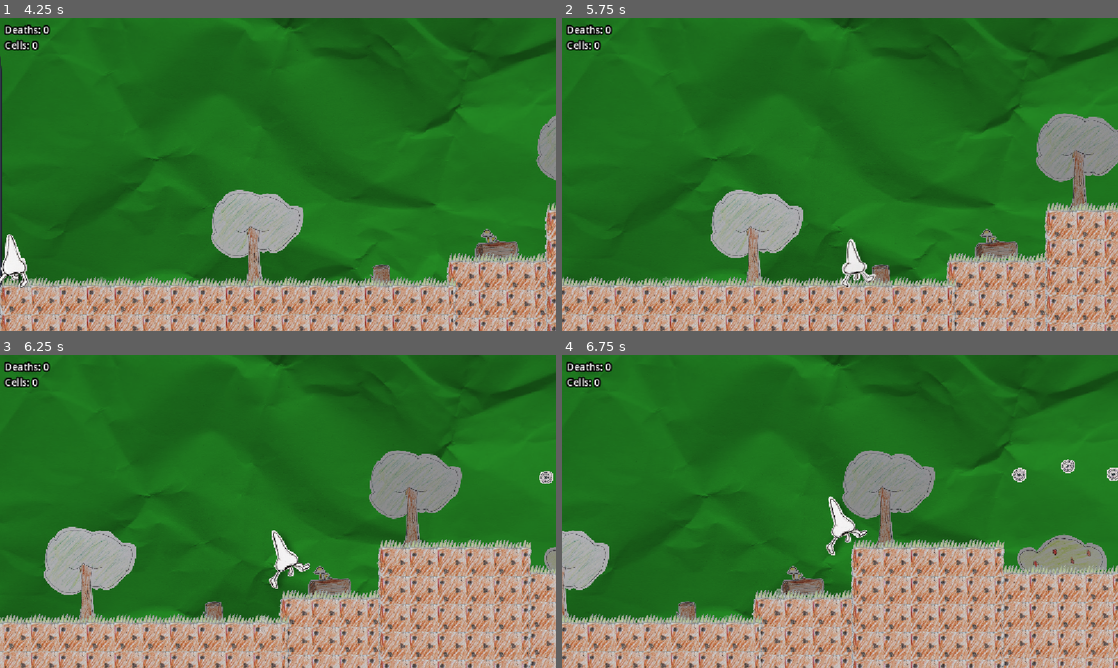
Above: before the commit, frames 1-4 (two rows, left to right).
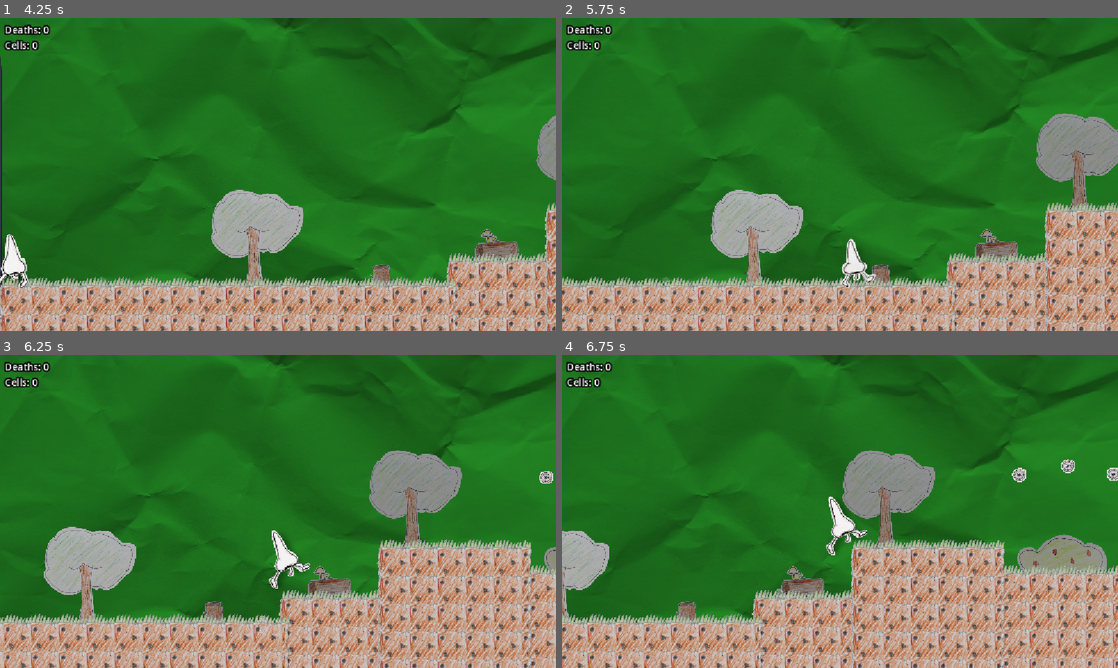
Above: after the commit, the same moments.

Repository: lmg-abe/runny-nose
Game: Godot game, scene res://area_1.tscn
Same seed, same stepped clock (60 frames per second), same inputs: the game is played once before the commit and once after it. The engine's default icon, where the game draws it, is replaced by a stand-in: a white triangle on a blue panel in a dark square.
Inputs:
- Up to frame 1 (4.25 s): hold D (move_right) 0.53-2.03 s; tap 3 (dash) at 0.6, 2.85 s; tap Space (jump) at 0.77, 1.52, 3.02, 3.77 s; tap 2 (pick_up) at 1.35, 3.6 s; hold A (move_left) from 2.03 s (still down); tap 1 (sneeze) at 2.1 s
- Up to frame 2 (5.75 s): release A (move_left) at 4.28 s; hold D (move_right) from 4.28 s (still down); tap 1 (sneeze) at 4.35 s; tap Space (jump) at 4.52 s; tap 3 (dash) at 5.1 s
- Up to frame 3 (6.25 s): keep holding D (move_right); tap 2 (pick_up) at 5.85 s; tap Space (jump) at 6.02 s
- Up to frame 4 (6.75 s): keep holding D (move_right); tap 1 (sneeze) at 6.6 s

Frame 1 is identical in both runs. In frame 2, 0.1% of the frame differs, in the area x 19-70%, y 83-100%; in frame 3, less than 0.1%; in frame 4, less than 0.1%.

Commit message:
added tileset to new parts of level, fixed up some level design too

Diff:
--- a/area_1.tscn
+++ b/area_1.tscn
@@ -17,6 +17,7 @@
 [ext_resource type="Texture2D" uid="uid://brljtl8dtb34e" path="res://bg_mushroom.png" id="8_r73l4"]
 [ext_resource type="Texture2D" uid="uid://bxurp8851yn4l" path="res://grass.png" id="11_gjxye"]
 [ext_resource type="AudioStream" uid="uid://coq2o4d87r31g" path="res://area_1_music.wav" id="12_hur56"]
+[ext_resource type="Texture2D" uid="uid://1ddbgfgwx2qd" path="res://spikes.png" id="14_r73l4"]
 [ext_resource type="Script" uid="uid://ckgwqyfdgxcm2" path="res://checkpoint.gd" id="15_th8es"]
 [ext_resource type="PackedScene" uid="uid://d13bdua4v0bbg" path="res://damage_hitbox.tscn" id="16_ayu7x"]
 
@@ -221,6 +222,10 @@
 position = Vector2(15384.001, -203.99997)
 scale = Vector2(3, 5)
 
+[node name="StaticBody2D24" parent="." unique_id=1528973272 instance=ExtResource("6_keoi2")]
+position = Vector2(15786.001, 92.00003)
+scale = Vector2(3, 5)
+
 [node name="StaticBody2D21" parent="." unique_id=927699404 instance=ExtResource("6_keoi2")]
 position = Vector2(10003.001, 81.00003)
 scale = Vector2(3, 5)
@@ -252,8 +257,134 @@
 [node name="NinePatchRect6" type="NinePatchRect" parent="." unique_id=2097562094]
 offset_left = 3513.0
 offset_top = 83.0
-offset_right = 12118.0
+offset_right = 23140.0
 offset_bottom = 1354.0
+texture = ExtResource("11_gjxye")
+region_rect = Rect2(188, 208, 208, 240)
+patch_margin_left = 32
+patch_margin_top = 48
+patch_margin_right = 32
+patch_margin_bottom = 48
+axis_stretch_horizontal = 1
+axis_stretch_vertical = 1
+
+[node name="NinePatchRect12" type="NinePatchRect" parent="." unique_id=1231929452]
+offset_left = 9196.0
+offset_top = -293.0
+offset_right = 10239.0
+offset_bottom = 978.0
+texture = ExtResource("11_gjxye")
+region_rect = Rect2(188, 208, 208, 240)
+patch_margin_left = 32
+patch_margin_top = 48
+patch_margin_right = 32
+patch_margin_bottom = 48
+axis_stretch_horizontal = 1
+axis_stretch_vertical = 1
+
+[node name="NinePatchRect14" type="NinePatchRect" parent="." unique_id=681252138]
+offset_left = 13304.0
+offset_top = -70.0
+offset_right = 19999.0
+offset_bottom = 1524.0
+texture = ExtResource("11_gjxye")
+region_rect = Rect2(188, 208, 208, 240)
+patch_margin_left = 32
+patch_margin_top = 48
+patch_margin_right = 32
+patch_margin_bottom = 48
+axis_stretch_horizontal = 1
+axis_stretch_vertical = 1
+
+[node name="NinePatchRect13" type="NinePatchRect" parent="." unique_id=1317348302]
+offset_left = 12496.0
+offset_top = -562.0
+offset_right = 13713.0
+offset_bottom = 1032.0
+texture = ExtResource("11_gjxye")
+region_rect = Rect2(188, 208, 208, 240)
+patch_margin_left = 32
+patch_margin_top = 48
+patch_margin_right = 32
+patch_margin_bottom = 48
+axis_stretch_horizontal = 1
+axis_stretch_vertical = 1
+
+[node name="NinePatchRect15" type="NinePatchRect" parent="." unique_id=876109394]
+offset_left = 15150.0
+offset_top = -586.0
+offset_right = 15611.0
+offset_bottom = 1008.0
+texture = ExtResource("11_gjxye")
+region_rect = Rect2(188, 208, 208, 240)
+patch_margin_left = 32
+patch_margin_top = 48
+patch_margin_right = 32
+patch_margin_bottom = 48
+axis_stretch_horizontal = 1
+axis_stretch_vertical = 1
+
+[node name="NinePatchRect16" type="NinePatchRect" parent="." unique_id=1792953192]
+offset_left = 15946.0
+offset_top = -1222.0
+offset_right = 16407.0
+offset_bottom = 864.0
+texture = ExtResource("11_gjxye")
+region_rect = Rect2(188, 208, 208, 240)
+patch_margin_left = 32
+patch_margin_top = 48
+patch_margin_right = 32
+patch_margin_bottom = 48
+axis_stretch_horizontal = 1
+axis_stretch_vertical = 1
+
+[node name="NinePatchRect18" type="NinePatchRect" parent="." unique_id=712116588]
+offset_left = 16839.0
+offset_top = -579.0
+offset_right = 17300.0
+offset_bottom = 1507.0
+texture = ExtResource("11_gjxye")
+region_rect = Rect2(188, 208, 208, 240)
+patch_margin_left = 32
+patch_margin_top = 48
+patch_margin_right = 32
+patch_margin_bottom = 48
+axis_stretch_horizontal = 1
+axis_stretch_vertical = 1
+
+[node name="NinePatchRect19" type="NinePatchRect" parent="." unique_id=1014083098]
+offset_left = 18108.0
+offset_top = -579.0
+offset_right = 18569.0
+offset_bottom = 1507.0
+texture = ExtResource("11_gjxye")
+region_rect = Rect2(188, 208, 208, 240)
+patch_margin_left = 32
+patch_margin_top = 48
+patch_margin_right = 32
+patch_margin_bottom = 48
+axis_stretch_horizontal = 1
+axis_stretch_vertical = 1
+
+[node name="NinePatchRect20" type="NinePatchRect" parent="." unique_id=2122889115]
+offset_left = 19764.0
+offset_top = -585.0
+offset_right = 20225.0
+offset_bottom = 1501.0
+texture = ExtResource("11_gjxye")
+region_rect = Rect2(188, 208, 208, 240)
+patch_margin_left = 32
+patch_margin_top = 48
+patch_margin_right = 32
+patch_margin_bottom = 48
+axis_stretch_horizontal = 1
+axis_stretch_vertical = 1
+
+[node name="NinePatchRect17" type="NinePatchRect" parent="." unique_id=1160223059]
+offset_left = 15453.0
+offset_top = -296.0
+offset_right = 16059.0
+offset_bottom = 1790.0
 texture = ExtResource("11_gjxye")
 region_rect = Rect2(188, 208, 208, 240)
 patch_margin_left = 32
@@ -403,6 +534,34 @@
 axis_stretch_horizontal = 1
 axis_stretch_vertical = 1
 
+[node name="Spikes" type="Sprite2D" parent="." unique_id=1613694763]
+position = Vector2(17437, -63)
+texture = ExtResource("14_r73l4")
+
+[node name="Spikes2" type="Sprite2D" parent="." unique_id=1178716767]
+position = Vector2(17716, -61)
+texture = ExtResource("14_r73l4")
+
+[node name="Spikes3" type="Sprite2D" parent="." unique_id=362391667]
+position = Vector2(17988, -59)
+texture = ExtResource("14_r73l4")
+
+[node name="Spikes4" type="Sprite2D" parent="." unique_id=196339368]
+position = Vector2(18704, -63)
+texture = ExtResource("14_r73l4")
+
+[node name="Spikes5" type="Sprite2D" parent="." unique_id=167531997]
+position = Vector2(18994, -61)
+texture = ExtResource("14_r73l4")
+
+[node name="Spikes6" type="Sprite2D" parent="." unique_id=284082434]
+position = Vector2(19294, -63)
+texture = ExtResource("14_r73l4")
+
+[node name="Spikes7" type="Sprite2D" parent="." unique_id=1008760287]
+position = Vector2(19611, -62)
+texture = ExtResource("14_r73l4")
+
 [node name="Runny" parent="." unique_id=1298635211 instance=ExtResource("3_nboye")]
 position = Vector2(268, 1)
 floor_max_angle = 1.4067354
@@ -439,16 +598,19 @@
 position = Vector2(9057, -1038)
 
 [node name="Collectable11" parent="." unique_id=259333316 instance=ExtResource("7_nboye")]
-position = Vector2(10034, -680)
+position = Vector2(10034, -911)
 
 [node name="Collectable12" parent="." unique_id=1642032366 instance=ExtResource("7_nboye")]
-position = Vector2(10075, -338)
+position = Vector2(10041, -447)
 
 [node name="Collectable13" parent="." unique_id=190112663 instance=ExtResource("7_nboye")]
-position = Vector2(12273, -362)
+position = Vector2(12299, -362)
 
 [node name="Collectable14" parent="." unique_id=1655604416 instance=ExtResource("7_nboye")]
-position = Vector2(12485, -720)
+position = Vector2(12307, -724)
+
+[node name="Collectable25" parent="." unique_id=859257367 instance=ExtResource("7_nboye")]
+position = Vector2(12670, -728)
 
 [node name="Collectable15" parent="." unique_id=1860817182 instance=ExtResource("7_nboye")]
 position = Vector2(14414, -476)
@@ -460,25 +622,28 @@
 position = Vector2(14878, -606)
 
 [node name="Collectable18" parent="." unique_id=1732916562 instance=ExtResource("7_nboye")]
-position = Vector2(15619, -980)
+position = Vector2(15793, -959)
+
+[node name="Collectable26" parent="." unique_id=1850268645 instance=ExtResource("7_nboye")]
+position = Vector2(15391, -640)
 
 [node name="Collectable19" parent="." unique_id=566649760 instance=ExtResource("7_nboye")]
-position = Vector2(15896, -1265)
+position = Vector2(16184, -1294)
 
 [node name="Collectable20" parent="." unique_id=1690496323 instance=ExtResource("7_nboye")]
 position = Vector2(17074, -896)
 
+[node name="Collectable23" parent="." unique_id=1092400540 instance=ExtResource("7_nboye")]
+position = Vector2(17701, -599)
+
+[node name="Collectable24" parent="." unique_id=1172716746 instance=ExtResource("7_nboye")]
+position = Vector2(19176, -581)
+
 [node name="Collectable21" parent="." unique_id=248853496 instance=ExtResource("7_nboye")]
-position = Vector2(18376, -874)
+position = Vector2(18336, -895)
 
 [node name="Collectable22" parent="." unique_id=726484577 instance=ExtResource("7_nboye")]
-position = Vector2(19627, -852)
-
-[node name="Collectable23" parent="." unique_id=1762174034 instance=ExtResource("7_nboye")]
-position = Vector2(21407, -796)
-
-[node name="Collectable24" parent="." unique_id=1267282149 instance=ExtResource("7_nboye")]
-position = Vector2(22552, -774)
+position = Vector2(19992, -869)
 
 [node name="BasicEnemy" parent="." unique_id=641976464 instance=ExtResource("8_d5i42")]
 position = Vector2(8728, -664)
@@ -487,7 +652,7 @@
 position = Vector2(14373, -107)
 
 [node name="BasicEnemy3" parent="." unique_id=645840922 instance=ExtResource("8_d5i42")]
-position = Vector2(15855, -140)
+position = Vector2(15777, -347)
 
 [node name="BasicEnemy4" parent="." unique_id=1127922305 instance=ExtResource("8_d5i42")]
 position = Vector2(16598, -113)
@@ -504,9 +669,19 @@
 position = Vector2(-142, 0)
 shape = SubResource("RectangleShape2D_frgu1")
 
+[node name="Checkpoint2" type="Area2D" parent="." unique_id=1064440847]
+position = Vector2(20142, -952)
+script = ExtResource("15_th8es")
+checkpointID = 2
+
+[node name="CollisionShape2D" type="CollisionShape2D" parent="Checkpoint2" unique_id=1168377449]
+position = Vector2(-142, 0)
+shape = SubResource("RectangleShape2D_frgu1")
+
 [node name="DamageHitbox" parent="." unique_id=1883985547 instance=ExtResource("16_ayu7x")]
 position = Vector2(18527, 3)
 scale = Vector2(20, 1)
 
 [connection signal="body_entered" from="DeathPlane" to="DeathPlane" method="_on_body_entered"]
 [connection signal="body_entered" from="Checkpoint" to="Checkpoint" method="_on_body_entered"]
+[connection signal="body_entered" from="Checkpoint2" to="Checkpoint2" method="_on_body_entered"]
